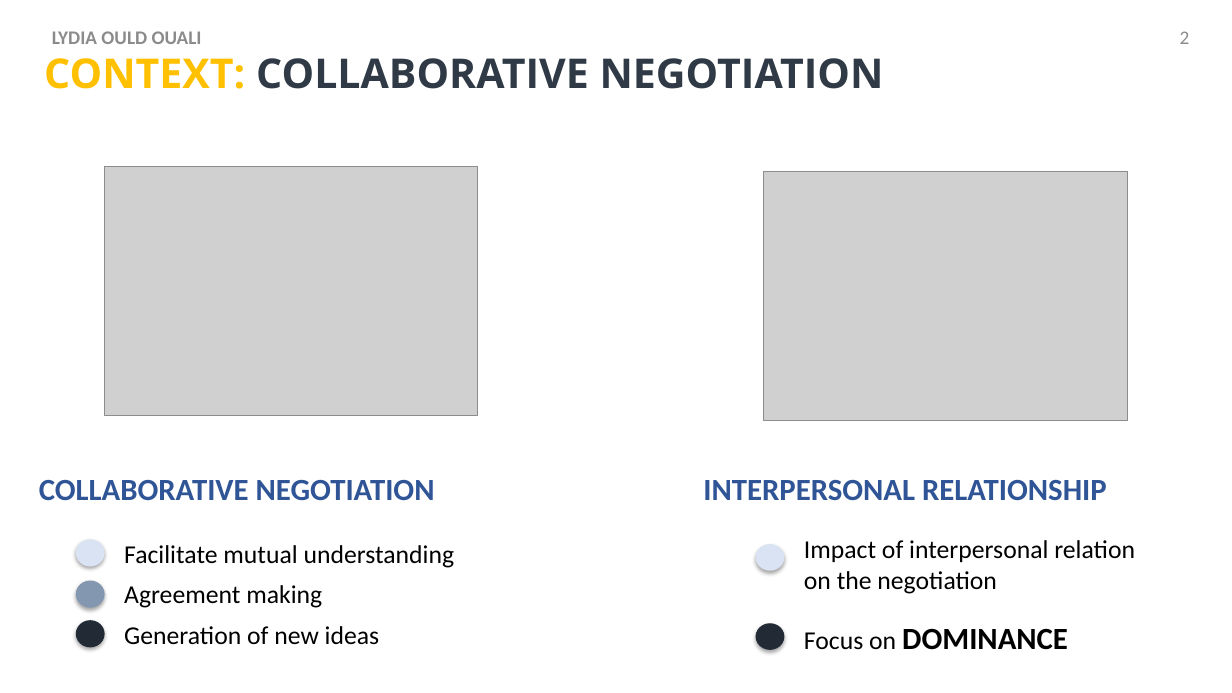
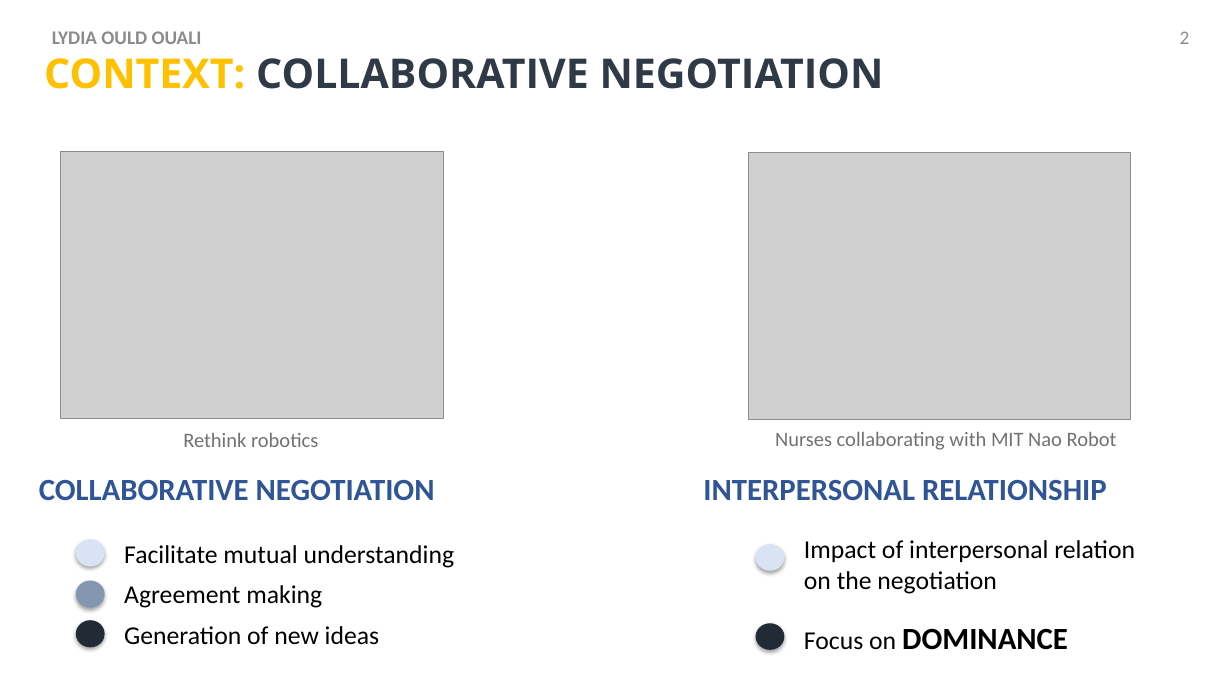
Before and after one commit to Olydia/Discolog, a slide deck: slide 2 of papers/Presentations/intellisys/intellysis_v2.pptx. Drawn at 1232x693 pixels with LibreOffice and Linux fonts; fonts in the diff are those of the drawing; grey boxes stand for pictures. Boxes give left, top, right and bottom in pixels: in the first picture for what was removed or moved away, otherwise in the second. Text is boxed around its words. In the diff, an @@ line names an element or a change of style, - is before the commit and + after.

```diff
--- a/papers/Presentations/intellisys/intellysis_v2.pptx
+++ b/papers/Presentations/intellisys/intellysis_v2.pptx
@@ picture: place and size @@
-picture at (104,166,478,416)
+picture at (61,152,444,419)
@@ picture: place and size @@
-picture at (764,171,1128,421)
+picture at (749,152,1131,420)
@@ text added at (183,433,318,447), 16 pt, text #767171 @@
+Rethink robotics
@@ text added at (775,432,1117,450), 16 pt, text #767171 @@
+Nurses collaborating with MIT Nao Robot
```
Also in this commit, not shown: 9 other slides changed, 1 slide added, 1 slide removed, 1 other file.
